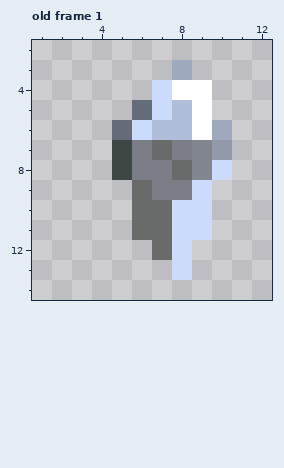
Edited in one commit: pixel-art file (docs/images/diamonds.ase). The first picture shows the starting point.
16x16 pixels, 1 frame. Colours within 5 levels of each other are drawn and written as one. Shown: old frame 1: x 1..12, y 2..14. The commit also changed other frames, which this record leaves out.
Once edited:
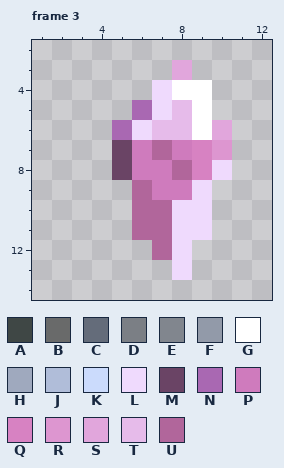
Palette (. is transparent): A #3f4745  B #696a6a  C #646c7a  D #7b7f85  E #81868e  F #929aa9  G #ffffff  H #9fa9be  J #b0bdd9  K #cbdbfc  L #efdafd  M #6a4465  N #a968b2  P #cf7bbd  Q #d782c2  R #dd96d0  S #e1a6dc  T #e6bbea  U #b1669b
A new or re-ordered frame is compared with the old frame closest to it.
From old to new:
frames 1 -> 4
layer "Layer 3" now shown
Changed rows in their new state; - is an unchanged pixel.
Frame 3 is new; against old frame 1, layer "Layer 3":
first column x 5:
 3 ---S--
 4 --L---
 5 -NLT--
 6 NLTT-S
 7 MPUPQR
 8 MPPUQL
 9 -UPPL-
10 -UULL-
11 -UULL-
12 --UL--
13 ---L--
Where, in picture pixels (left, top, right, bottom), the same in both pictures:
changed: (112, 60, 232, 280)
